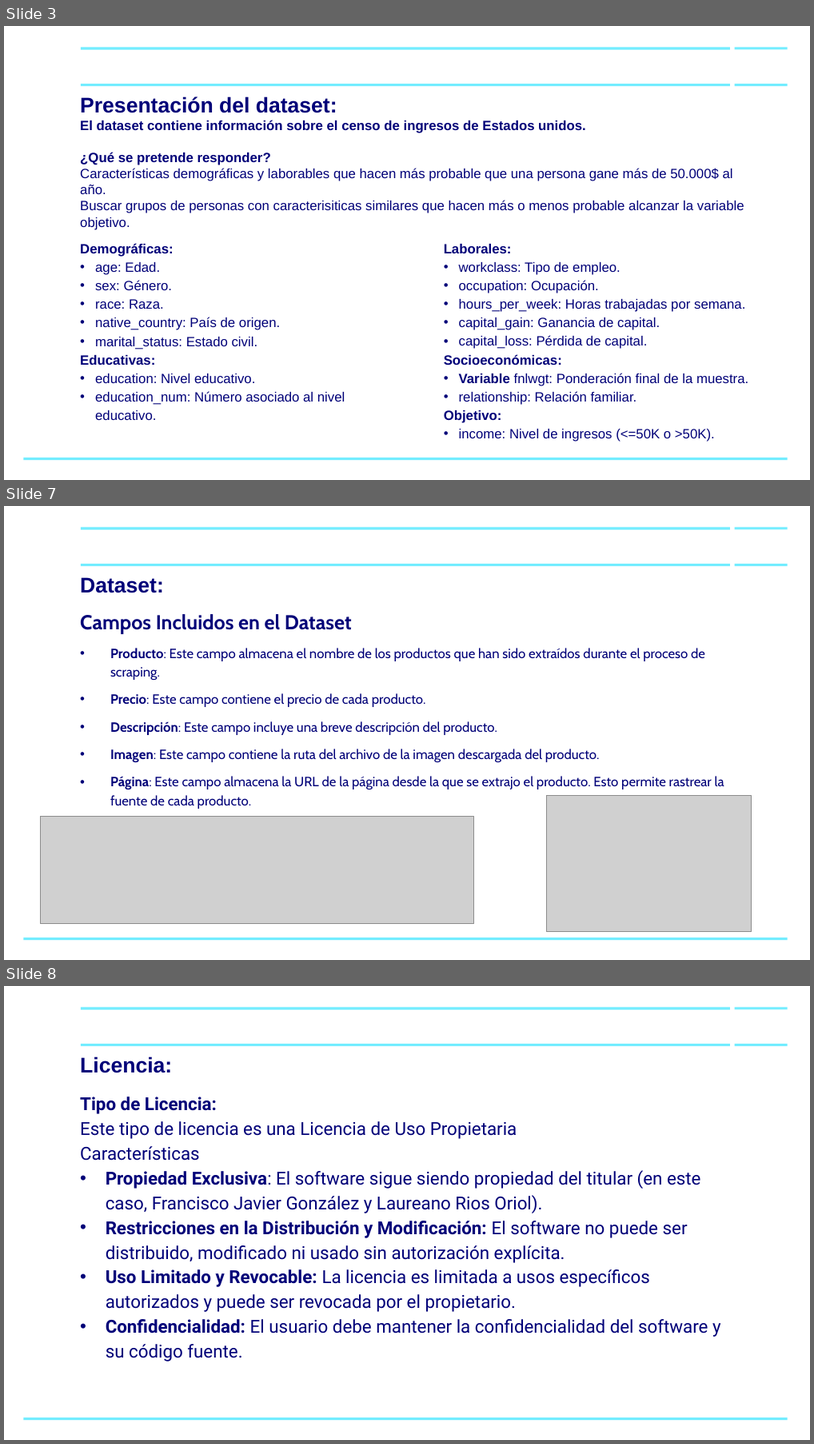
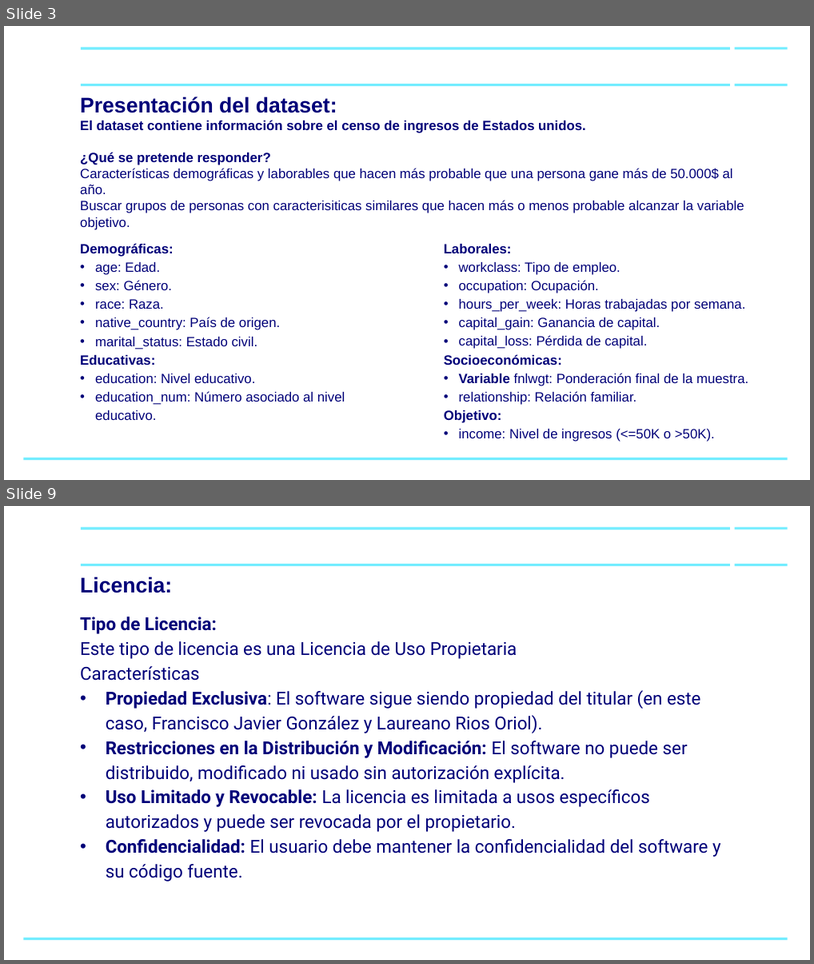
Before and after one commit to jgonzalezon/PR2, a slide deck: Ingresos.pptx. Shown one above the other, each under a label of ours: slides 3, 7 and 8 before the commit, slides 3 and 9 after it; the slides between them are not shown. The pictures are 814x1444 and 814x964 pixels, drawn with LibreOffice and Linux fonts; fonts in the diff are those of the drawing; grey boxes stand for pictures; background and template pictures are left out. Boxes give left, top, right and bottom in pixels: in the first picture for what was removed or moved away, otherwise in the second. Text is boxed around its words. In the diff, an @@ line names an element or a change of style, - is before the commit and + after.

```diff
--- a/Ingresos.pptx
+++ b/Ingresos.pptx
@@ slide 7 removed at (4,506,810,960), background #FFFFFF; not listed: 5 template elements that a slide beside it also shows @@
@@ title removed at (80,577,164,593) @@
-Dataset:
@@ text removed at (80,614,725,808) @@
-Campos Incluidos en el Dataset
-• Producto: Este campo almacena el nombre de los productos que han sido extraídos durante el proceso de scraping.
-• Precio: Este campo contiene el precio de cada producto.
-• Descripción: Este campo incluye una breve descripción del producto.
-• Imagen: Este campo contiene la ruta del archivo de la imagen descargada del producto.
-• Página: Este campo almacena la URL de la página desde la que se extrajo el producto. Esto permite rastrear la fuente de cada producto.
@@ picture removed at (40,816,474,923) @@
@@ picture removed at (546,795,750,931) @@
@@ what was slide 8 is now slide 9 @@
```
Also in this commit, not shown: 3 slides changed, 2 slides added.
